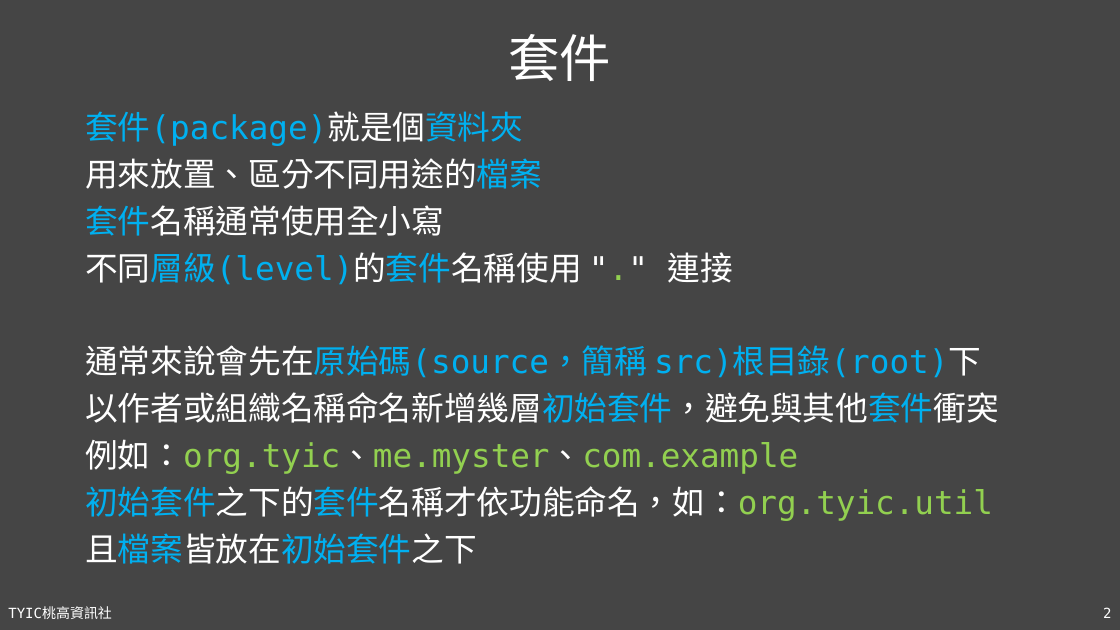
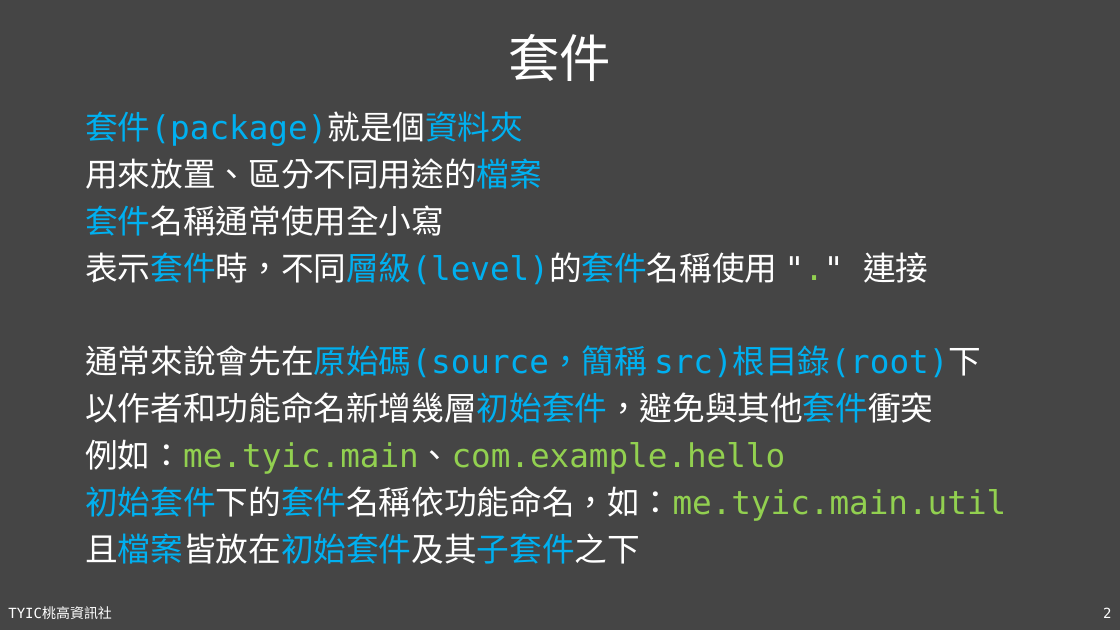
Before and after one commit to TYSHIC/slides, a slide deck: slide 2 of powerpoint/09_套件與存取修飾子.pptx. Drawn at 1120x630 pixels with LibreOffice and Linux fonts; fonts in the diff are those of the drawing. Boxes give left, top, right and bottom in pixels: in the first picture for what was removed or moved away, otherwise in the second. Text is boxed around its words. In the diff, an @@ line names an element or a change of style, - is before the commit and + after.

```diff
--- a/powerpoint/09_套件與存取修飾子.pptx
+++ b/powerpoint/09_套件與存取修飾子.pptx
@@ text at [85, 252, 928, 285]: text changed @@
-不同層級(level)的套件名稱使用 "." 連接
+表示套件時，不同層級(level)的套件名稱使用 "." 連接
@@ text at [85, 392, 1006, 564]: text changed; text colour #FFFFFF to #92D050 @@
-以作者或組織名稱命名新增幾層初始套件，避免與其他套件衝突
-例如：org.tyic、me.myster、com.example
-初始套件之下的套件名稱才依功能命名，如：org.tyic.util
-且檔案皆放在初始套件之下
+以作者和功能命名新增幾層初始套件，避免與其他套件衝突
+例如：me.tyic.main、com.example.hello
+初始套件下的套件名稱依功能命名，如：me.tyic.main.util
+且檔案皆放在初始套件及其子套件之下
```
Also in this commit, not shown: 1 other slide changed, 3 slides added, 14 other files.
